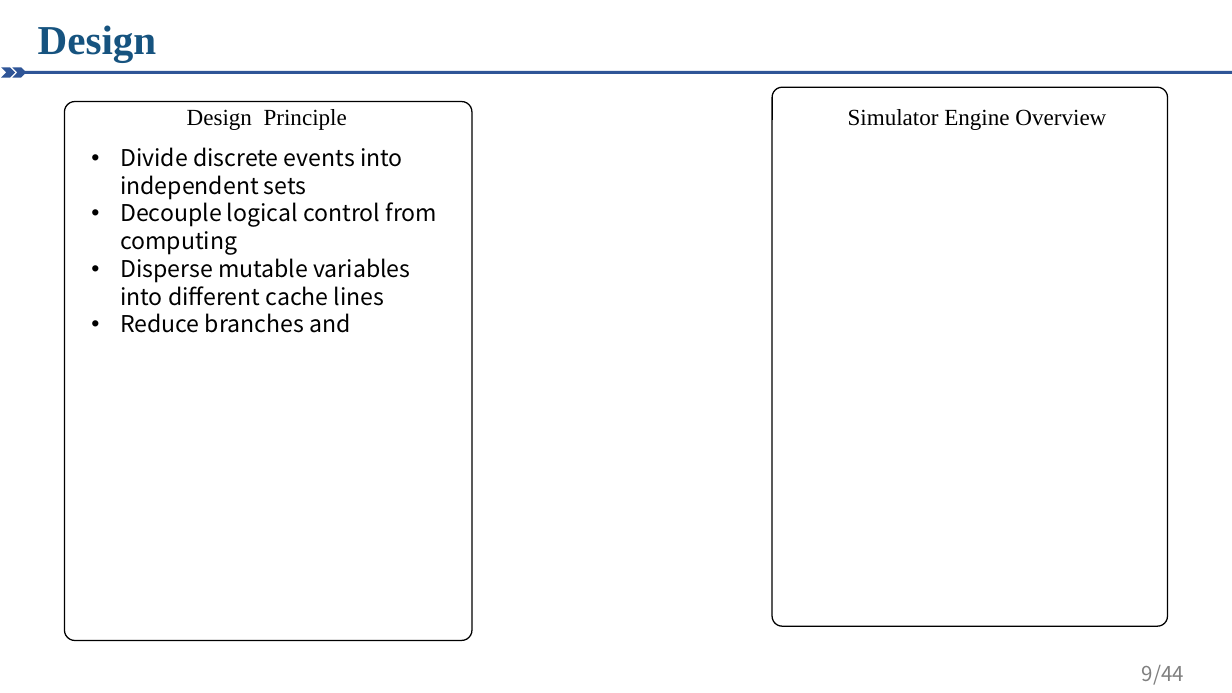
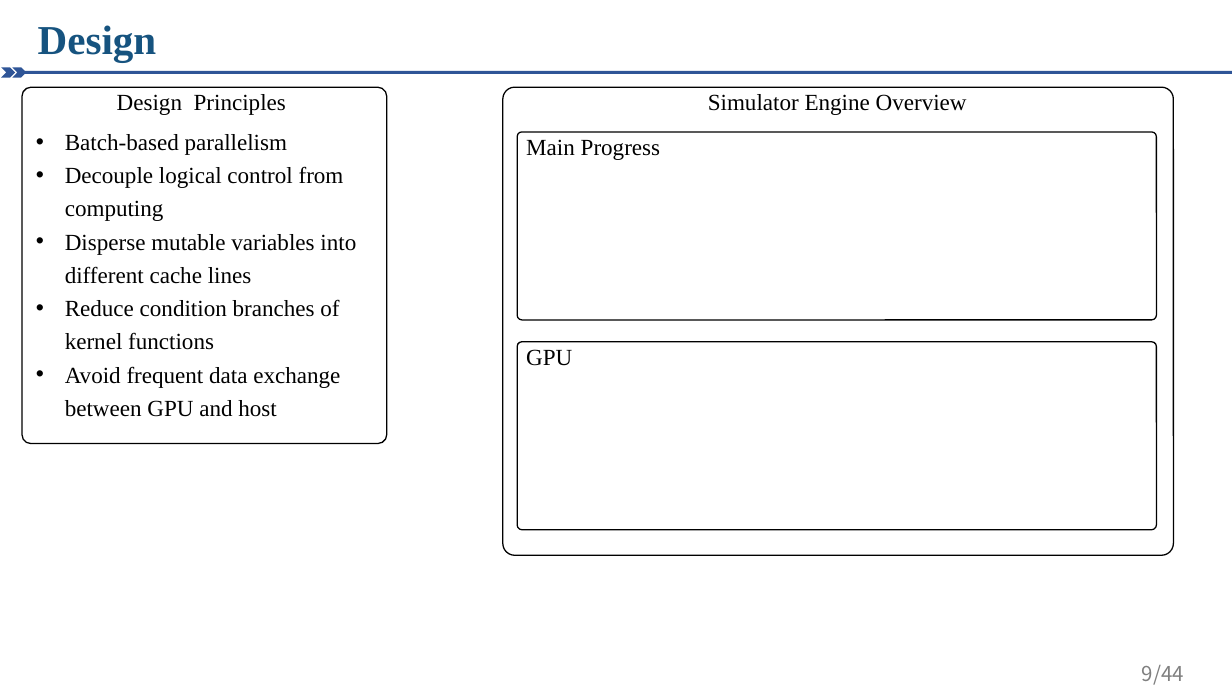
Before and after one commit to Qinyong-Li/obsidian, a slide deck: slide 9 of OS/DONS/FES.pptx. Drawn at 1232x693 pixels with LibreOffice and Linux fonts; fonts in the diff are those of the drawing. Boxes give left, top, right and bottom in pixels: in the first picture for what was removed or moved away, otherwise in the second. Text is boxed around its words. In the diff, an @@ line names an element or a change of style, - is before the commit and + after.

```diff
--- a/OS/DONS/FES.pptx
+++ b/OS/DONS/FES.pptx
@@ rounded rectangle: place and size @@
-rounded rectangle at box(65, 102, 472, 640)
+rounded rectangle at box(22, 87, 387, 444)
@@ rounded rectangle: place and size @@
-rounded rectangle at box(773, 87, 1168, 626)
+rounded rectangle at box(503, 87, 1174, 555)
@@ text "Simulator Engine Overview": place and size @@
-text "Simulator Engine Overview" at box(848, 109, 1106, 130)
+text "Simulator Engine Overview" at box(708, 94, 967, 115)
@@ text "Batch-based parallelism": place and size @@
-text "Batch-based parallelism" at box(120, 147, 438, 333)
+text "Batch-based parallelism" at box(65, 134, 356, 417)
@@ text at box(117, 94, 286, 115): text changed @@
-Design Principle
+Design Principles
@@ text at box(65, 134, 287, 155): text changed; font Noto Sans CJK SC to Times New Roman @@
-• Divide discrete events into independent sets
+• Batch-based parallelism
@@ rounded rectangle added at box(518, 132, 1157, 320), fill #FFFFFF, outline #000000 1 pt @@
@@ text added at box(526, 139, 660, 160), 18 pt, text #000000 @@
+Main Progress
@@ text at box(65, 166, 356, 284): font Noto Sans CJK SC to Times New Roman in "Decouple logical control from computing", "Disperse mutable variables into different cache lines"; line spacing 1 to 1.2 @@
@@ text at box(65, 299, 340, 417): text changed; font Noto Sans CJK SC to Times New Roman @@
-• Reduce branches and
+• Reduce condition branches of kernel functions
+• Avoid frequent data exchange between GPU and host
@@ rounded rectangle added at box(518, 342, 1157, 530), fill #FFFFFF, outline #000000 1 pt @@
@@ text added at box(526, 349, 572, 366), 18 pt, text #000000 @@
+GPU
```
Also in this commit, not shown: 1 other file.
